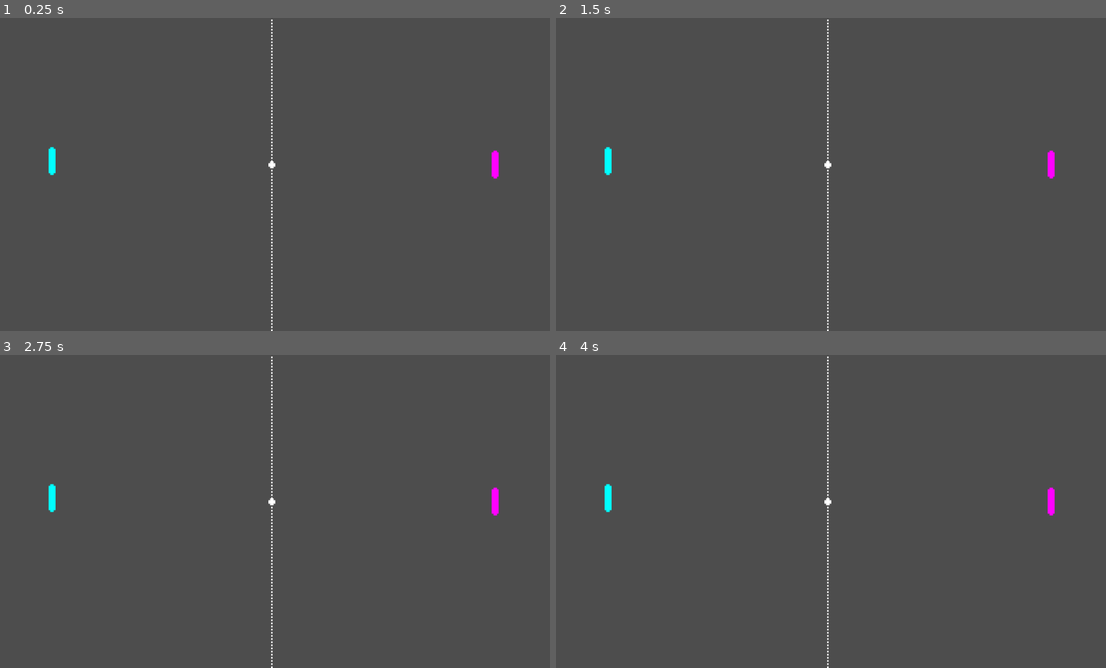
Above: before the commit, frames 1-4 (two rows, left to right).
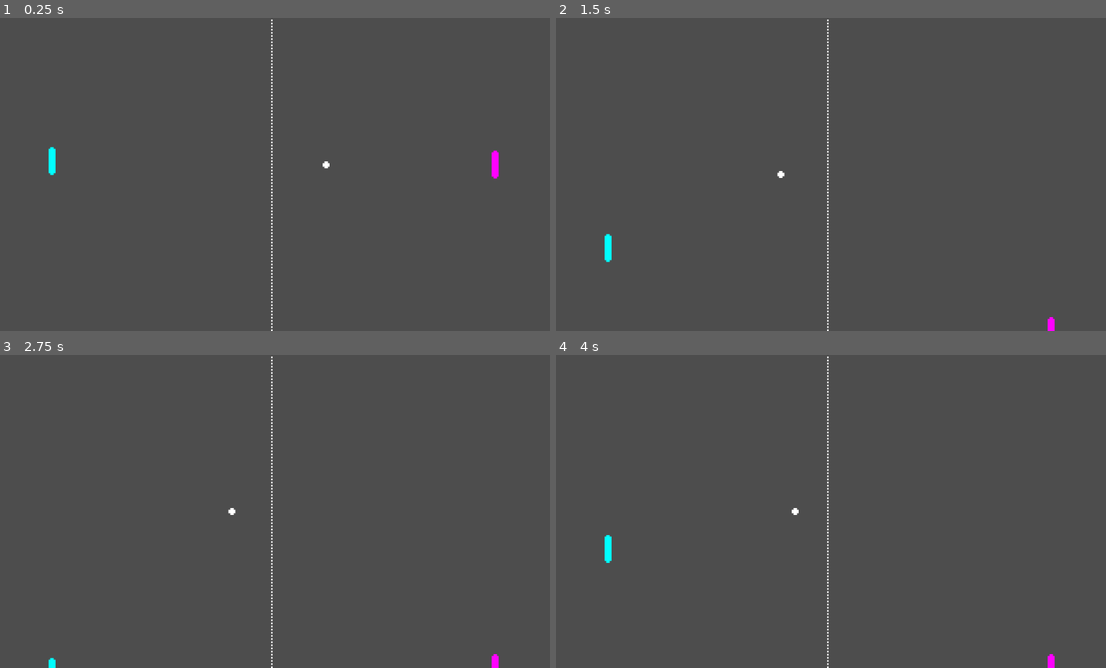
Above: after the commit, the same moments.

Repository: shresthashreejan/pong
Game: Godot game, scene res://scenes/main.tscn
Same seed, same stepped clock (60 frames per second), same inputs: the game is played once before the commit and once after it. Before the commit the project has no main scene; this scene is started directly in both runs.
Inputs:
- Up to frame 1 (0.25 s): no input
- Up to frame 2 (1.5 s): hold Down (right_move_down) 0.53-1.28 s; hold S (left_move_down) from 1.28 s (still down)
- Up to frame 3 (2.75 s): release S (left_move_down) at 2.03 s; hold Down (right_move_down) from 2.03 s (still down)
- Up to frame 4 (4 s): release Down (right_move_down) at 2.78 s; hold W (left_move_up) 2.78-3.53 s; hold S (left_move_down) from 3.53 s (still down)

The runs differ from the first frame. In frame 1, less than 0.1% of the frame differs, in the area x 48-60%, y 45-48%; in frame 2, 0.4%, in the area x 8-91%, y 41-100%; in frame 3, 0.4%; in frame 4, 0.4%.

Commit message:
Basic pong functionality

Diff:
--- a/project.godot
+++ b/project.godot
@@ -11,6 +11,7 @@
 [application]
 
 config/name="pong"
+run/main_scene="uid://8vxh1ruhgbcd"
 config/features=PackedStringArray("4.5", "Forward Plus")
 config/icon="res://icon.svg"
 
--- a/scripts/main.gd
+++ b/scripts/main.gd
@@ -1,10 +1,55 @@
 extends Node2D
+
+const INITIAL_BALL_SPEED = 500
+const PAD_SPEED = 1000
 
 var screen_size
 var pad_size
 var direction = Vector2(1.0, 0.0)
+var ball_speed = INITIAL_BALL_SPEED
 
 func _ready():
-    screen_size = get_viewport_rect().size
-    pad_size = get_node("left").get_texture().get_size()
-    set_process(true)
+	screen_size = get_viewport_rect().size
+	pad_size = get_node("left").get_texture().get_size()
+	set_process(true)
+
+func _process(delta):
+	var ball_pos = get_node("ball").global_position
+	var left_rect = Rect2(get_node("left").global_position - pad_size * 0.5, pad_size)
+	var right_rect = Rect2(get_node("right").global_position - pad_size * 0.5, pad_size)
+
+	ball_pos += direction * ball_speed * delta
+
+	if ((ball_pos.y < 0 and direction.y < 0) or (ball_pos.y > screen_size.y and direction.y > 0)):
+		direction.y = - direction.y
+
+	if ((left_rect.has_point(ball_pos) and direction.x < 0) or (right_rect.has_point(ball_pos) and direction.x > 0)):
+		direction.x = - direction.x
+		direction.y = randf() * 2.0 - 1
+		direction = direction.normalized()
+		ball_speed *= 1.1
+
+	if (ball_pos.x < 0 or ball_pos.x > screen_size.x):
+		ball_pos = screen_size * 0.5
+		ball_speed = INITIAL_BALL_SPEED
+		direction = Vector2(-1, 0)
+
+	get_node("ball").global_position = ball_pos
+
+	var left_pos = get_node("left").global_position
+
+	if (left_pos.y > 0 and Input.is_action_pressed("left_move_up")):
+		left_pos.y += -PAD_SPEED * delta
+	if (left_pos.y < screen_size.y and Input.is_action_pressed("left_move_down")):
+		left_pos.y += PAD_SPEED * delta
+
+	get_node("left").global_position = left_pos
+
+	var right_pos = get_node("right").global_position
+
+	if (right_pos.y > 0 and Input.is_action_pressed("right_move_up")):
+		right_pos.y += -PAD_SPEED * delta
+	if (right_pos.y < screen_size.y and Input.is_action_pressed("right_move_down")):
+		right_pos.y += PAD_SPEED * delta
+
+	get_node("right").global_position = right_pos
